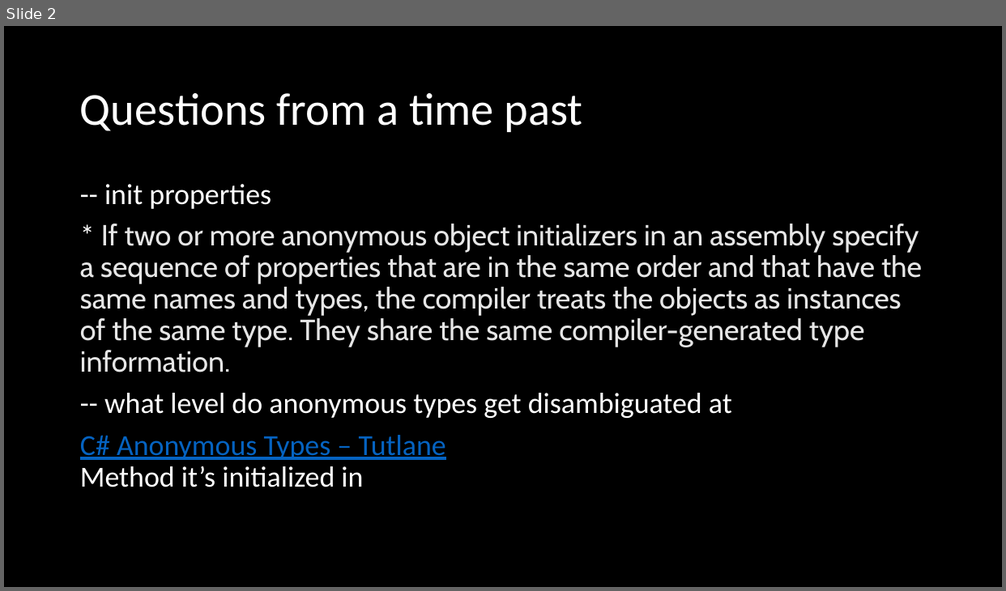
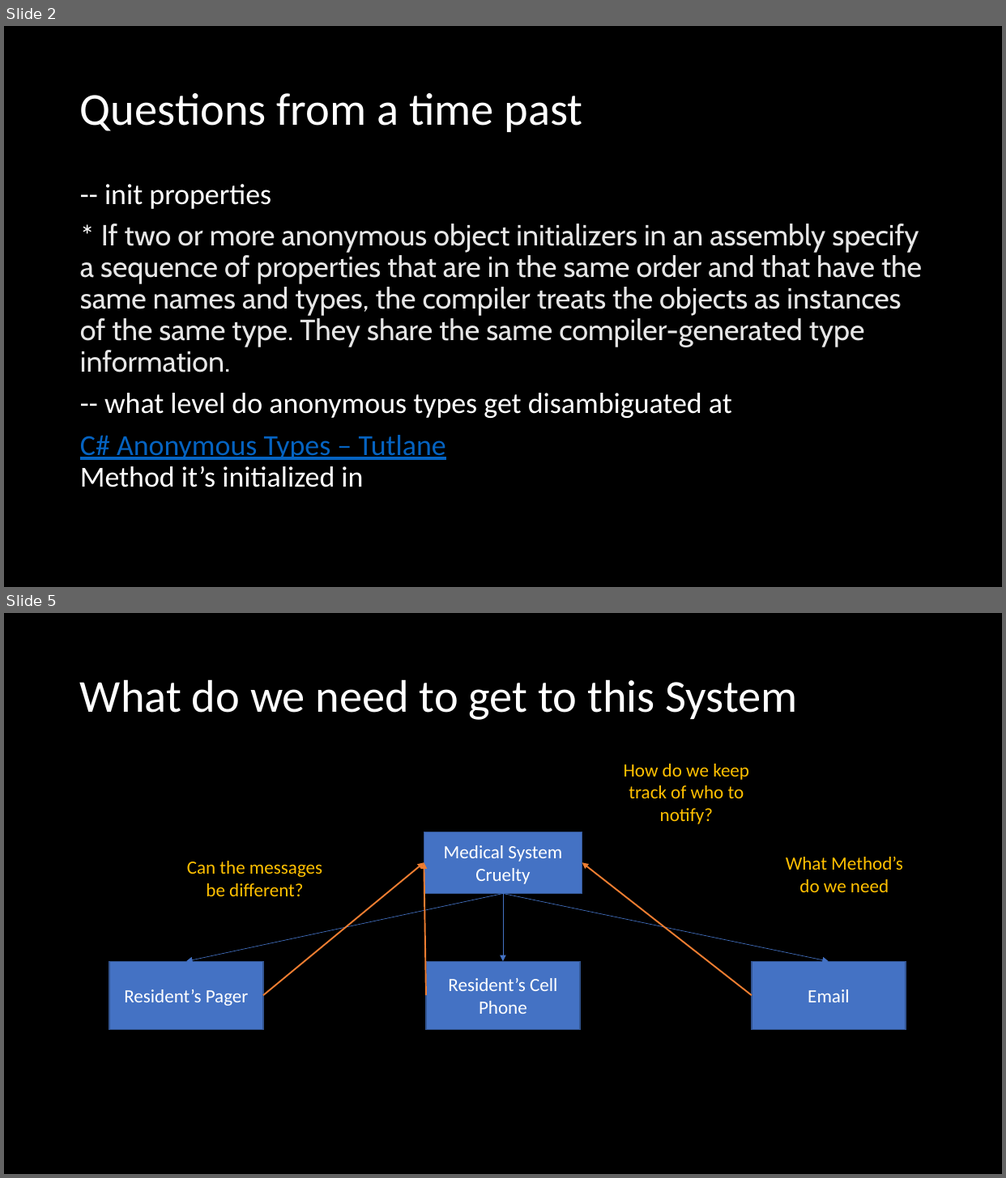
Before and after one commit to microsoft/Flash_University, a slide deck: CLR_via_CSharp/Chapter 11 - Events/Events.pptx. Shown one above the other, each under a label of ours: slide 2 before the commit, slides 2 and 5 after it; the slides between them are not shown. The pictures are 1006x591 and 1006x1178 pixels, drawn with LibreOffice and Linux fonts; fonts in the diff are those of the drawing. Boxes give left, top, right and bottom in pixels: in the first picture for what was removed or moved away, otherwise in the second. Text is boxed around its words. In the diff, an @@ line names an element or a change of style, - is before the commit and + after.

Commit message:
updating ppt

```diff
--- a/CLR_via_CSharp/Chapter 11 - Events/Events.pptx
+++ b/CLR_via_CSharp/Chapter 11 - Events/Events.pptx
@@ slide 5 added at box(4, 613, 1002, 1174), background #000000 @@
@@ title added at box(80, 679, 798, 720), 44 pt, text #FFFFFF @@
+What do we need to get to this System
@@ text added at box(624, 764, 749, 824), 18 pt, text #FFC000 @@
+How do we keep track of who to notify?
@@ rectangle added at box(424, 832, 582, 894), fill #4472C4, outline #325491 1 pt, 18 pt, text #FFFFFF @@
+Medical System Cruelty
@@ text added at box(187, 861, 322, 897), 18 pt, text #FFC000 @@
+Can the messages be different?
@@ arrow added from (263, 995) to (424, 863), #ED7D31 1.5 pt @@
@@ arrow added from (426, 995) to (424, 863), #ED7D31 1.5 pt @@
@@ arrow added from (752, 995) to (582, 863), #ED7D31 1.5 pt @@
@@ text added at box(786, 857, 903, 892), 18 pt, text #FFC000 @@
+What Method’s do we need
@@ arrow added from (503, 894) to (187, 962), #4472C4 0.5 pt @@
@@ arrow added from (503, 880) to (503, 962), #4472C4 0.5 pt @@
@@ arrow added from (503, 894) to (829, 962), #4472C4 0.5 pt @@
@@ rectangle added at box(109, 962, 264, 1030), fill #4472C4, outline #325491 1 pt, 18 pt, text #FFFFFF @@
+Resident’s Pager
@@ rectangle added at box(426, 962, 581, 1030), fill #4472C4, outline #325491 1 pt, 18 pt, text #FFFFFF @@
+Resident’s Cell Phone
@@ rectangle added at box(752, 962, 906, 1030), fill #4472C4, outline #325491 1 pt, 18 pt, text #FFFFFF @@
+Email
```
Also in this commit, not shown: 2 other slides added.
